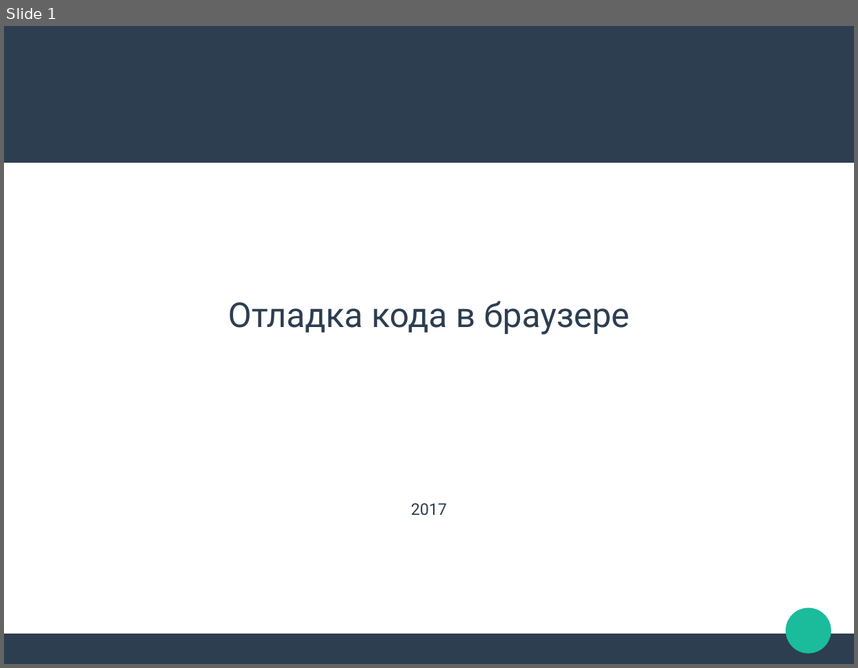
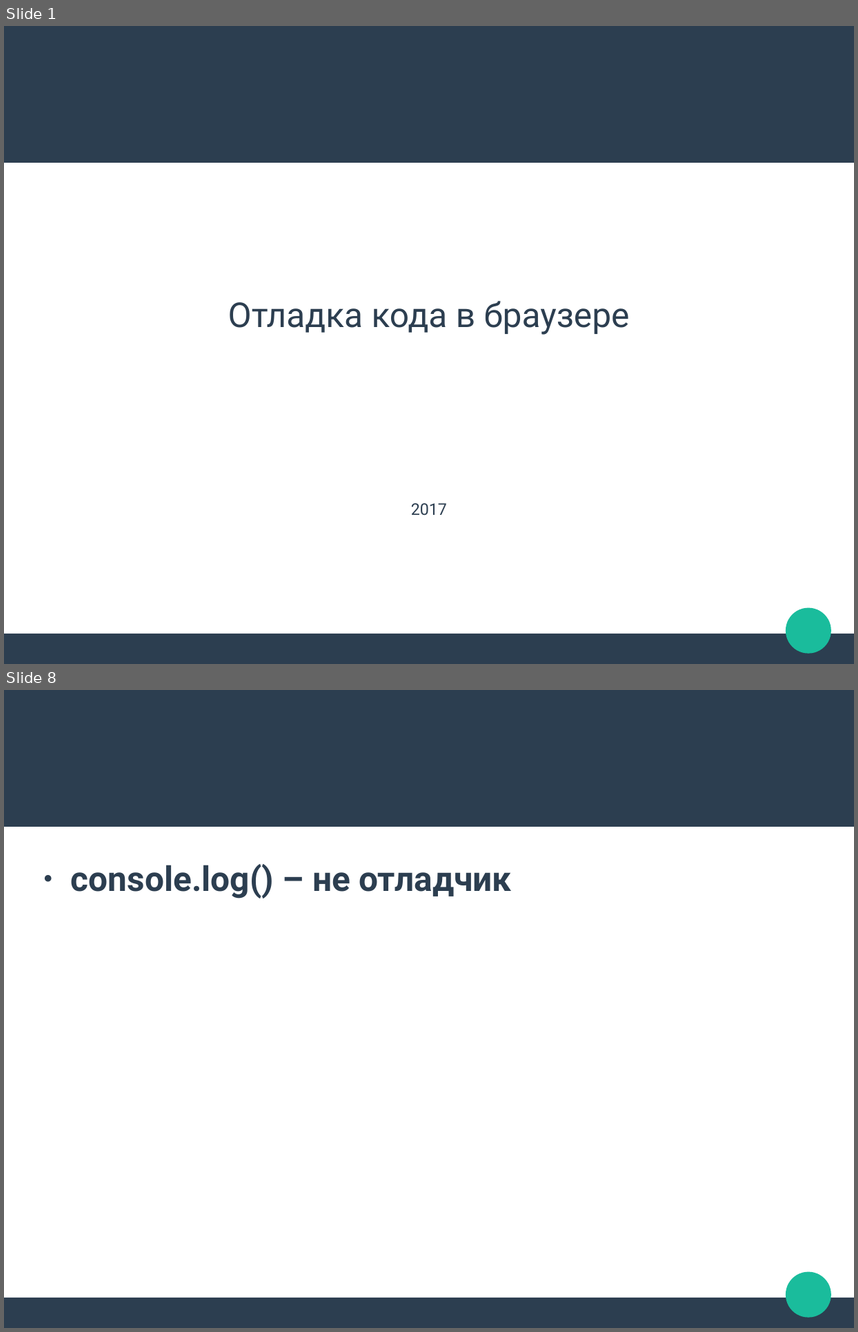
Before and after one commit to vborshchov/js-debugging, a slide deck: Slides-code-debugging.odp. Shown one above the other, each under a label of ours: slide 1 before the commit, slides 1 and 8 after it; the slides between them are not shown. The pictures are 858x668 and 858x1332 pixels, drawn with LibreOffice and Linux fonts; fonts in the diff are those of the drawing. Boxes give left, top, right and bottom in pixels: in the first picture for what was removed or moved away, otherwise in the second. Text is boxed around its words. In the diff, an @@ line names an element or a change of style, - is before the commit and + after.

```diff
--- a/Slides-code-debugging.odp
+++ b/Slides-code-debugging.odp
@@ slide 8 added at (4, 690, 854, 1328), background #FFFFFF; not listed: 3 template elements that a slide beside it also shows @@
@@ text added at (71, 864, 512, 898), 32 pt, text #2C3E50, bold @@
+● сonsole.log() – не отладчик
```
Also in this commit, not shown: 1 slide changed, 21 other slides added, 19 other files.
